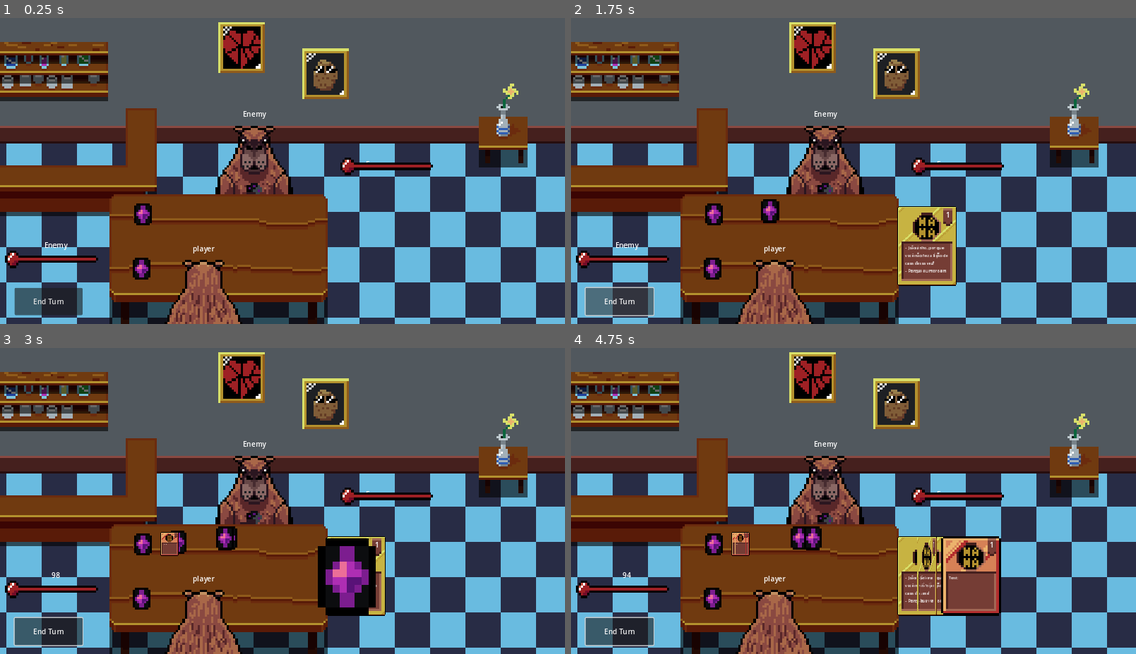
Above: before the commit, frames 1-4 (two rows, left to right).
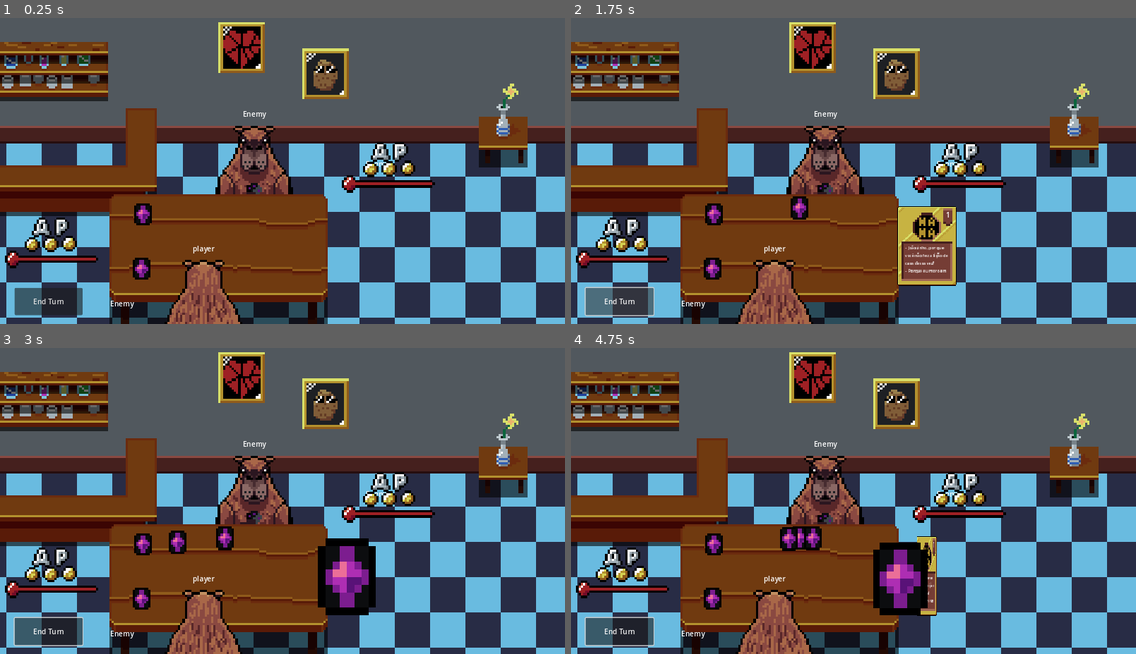
Above: after the commit, the same moments.

Repository: Buckviser/GameJam
Game: Godot game, scene res://scenes/battle_table.tscn
The game is run twice, just before and just after one commit, with the same random seed, the same clock (stepped at 60 frames per second) and the same inputs.
Inputs (mouse positions are in pixels of both pictures, inside the frame that each line leads up to):
- Up to frame 1 (0.25 s): no input
- Up to frame 2 (1.75 s): click "End Turn" at 0.5 s; click "End Turn" at 1.25 s
- Up to frame 3 (3 s): click "End Turn" at 2 s; tap Enter at 2.75 s; move the mouse to (406, 479) at 2.77 s; tap Z at 2.85 s; click (406, 479) at 2.92 s
- Up to frame 4 (4.75 s): tap Space at 3.02, 3.77 s; move the mouse to (740, 510) at 3.52 s; tap Z at 3.6, 4.35 s; click (740, 510) at 3.67 s; move the mouse to (910, 424) at 4.27 s; click (910, 424) at 4.42 s

The runs differ from the first frame. In frame 1, 1.9% of the frame differs, in the area x 4-77%, y 40-95%; in frame 2, 2.4%; in frame 3, 2.8%; in frame 4, 7.5%.
Error before the commit: Invalid access to property or key 'card_owner' on a base object of type 'null instance'. (res://scenes/battle_table.tscn::GDScript_si2f6:120)
Error after the commit: Invalid call. Nonexistent function 'can_use_card' in base 'Node2D (Character)'. (res://scenes/battle_table.tscn::GDScript_si2f6:123)

Commit message:
save progress

Diff:
--- a/scenes/battle_table.tscn
+++ b/scenes/battle_table.tscn
@@ -9,6 +9,8 @@
 [ext_resource type="Texture2D" uid="uid://bmf63rg2ctow7" path="res://sprites/Riso_base.png" id="7_ibb8h"]
 [ext_resource type="Texture2D" uid="uid://bsfks25acnehb" path="res://sprites/Riso_meio.png" id="8_yv6wm"]
 [ext_resource type="Texture2D" uid="uid://bbluxq00eovce" path="res://sprites/Riso_fim.png" id="9_vsnu5"]
+[ext_resource type="Texture2D" uid="uid://el4y13scav0o" path="res://sprites/AP.png" id="10_hkgux"]
+[ext_resource type="Texture2D" uid="uid://c5grw7botdiyu" path="res://sprites/AP_ORB.png" id="11_hlx5f"]
 
 [sub_resource type="GDScript" id="GDScript_si2f6"]
 script/source = "extends Control
@@ -131,6 +133,9 @@
 
 func request_card_use(p_card: Node2D) -> void:
 	if p_card.card_owner != _action_owner:
+		return
+
+	if p_card.card_owner.can_use_card(p_card) == false:
 		return
 
 	var final_pos
@@ -425,10 +430,10 @@
 text = "End Turn"
 
 [node name="player_health" type="Label" parent="gui"]
-offset_left = 44.0
-offset_top = 501.0
-offset_right = 210.0
-offset_bottom = 582.0
+offset_left = 194.0
+offset_top = 633.0
+offset_right = 360.0
+offset_bottom = 714.0
 text = "Enemy"
 horizontal_alignment = 1
 vertical_alignment = 1
@@ -524,6 +529,22 @@
 layout_mode = 2
 texture = ExtResource("9_vsnu5")
 
+[node name="action_points" type="Sprite2D" parent="gui/player_status"]
+position = Vector2(115, 501)
+texture = ExtResource("10_hkgux")
+
+[node name="1" type="Sprite2D" parent="gui/player_status/action_points"]
+position = Vector2(-42, 39)
+texture = ExtResource("11_hlx5f")
+
+[node name="2" type="Sprite2D" parent="gui/player_status/action_points"]
+position = Vector2(0, 38)
+texture = ExtResource("11_hlx5f")
+
+[node name="3" type="Sprite2D" parent="gui/player_status/action_points"]
+position = Vector2(42, 37)
+texture = ExtResource("11_hlx5f")
+
 [node name="enemy_status" type="Control" parent="gui"]
 layout_mode = 3
 anchors_preset = 0
@@ -534,10 +555,10 @@
 
 [node name="laugh_bar" type="Control" parent="gui/enemy_status"]
 anchors_preset = 0
-offset_left = 369.0
-offset_top = 16.0
-offset_right = 409.0
-offset_bottom = 56.0
+offset_left = 373.0
+offset_top = 56.0
+offset_right = 413.0
+offset_bottom = 96.0
 
 [node name="back" type="HBoxContainer" parent="gui/enemy_status/laugh_bar"]
 layout_mode = 0
@@ -608,6 +629,22 @@
 layout_mode = 2
 texture = ExtResource("9_vsnu5")
 
+[node name="action_points" type="Sprite2D" parent="gui/enemy_status"]
+position = Vector2(480, 4)
+texture = ExtResource("10_hkgux")
+
+[node name="1" type="Sprite2D" parent="gui/enemy_status/action_points"]
+position = Vector2(-42, 39)
+texture = ExtResource("11_hlx5f")
+
+[node name="2" type="Sprite2D" parent="gui/enemy_status/action_points"]
+position = Vector2(0, 38)
+texture = ExtResource("11_hlx5f")
+
+[node name="3" type="Sprite2D" parent="gui/enemy_status/action_points"]
+position = Vector2(42, 37)
+texture = ExtResource("11_hlx5f")
+
 [node name="used_player_card_position" type="Marker2D" parent="."]
 z_index = 1
 position = Vector2(387, 593)
--- a/scripts/character.gd
+++ b/scripts/character.gd
@@ -3,6 +3,10 @@
 class_name Character
 
 # --- Signals ---
+signal laugh_gauge_changed(laugh_gauge)
+signal action_points_changed(action_points)
+
+
 # --- Enums ---
 # --- Constants ---
 # --- Exported Variables ---
@@ -10,12 +14,13 @@
 
 # --- Public Variables ---
 var player_name: String = "Matheus"
-var current_health: int
-var max_health := 100
+var current_laugh := 0
+var current_action_points := 3
+var laugh_limit := 100
 var resistences := {}
 var draw_amount := 3
-var max_locks := 1
-var locks_remaining: int
+var max_locks := 0
+var locks_remaining := 0
 var deck: Array
 
 
@@ -33,17 +38,31 @@
 	locks_remaining = max_locks
 
 
+func new_turn() -> void:
+	current_action_points = 3
+	emit_signal("action_points_changed", current_action_points)
+
+
+func request_action_points_use(p_amount: int) -> bool:
+	if p_amount > current_action_points:
+		return false
+
+	current_action_points -= p_amount
+	emit_signal("action_points_changed", current_action_points)
+	return true
+
+
 func load_player_data(p_data: Dictionary) -> void:
 	player_name = p_data["name"]
 	$Sprite2D.texture = load(p_data["sprite"])
-	max_health = p_data["max_health"]
+	laugh_limit = p_data["laugh_limit"]
 	resistences = p_data["resistences"]
 	draw_amount = p_data["draw_amount"]
 	max_locks = p_data["max_locks"]
 	deck = p_data["deck"]
 
 	locks_remaining = max_locks
-	current_health = max_health
+	current_laugh = 0
 	$Label.text = player_name
 
 func play_animation(p_anim_name: String) -> void:
@@ -59,8 +78,9 @@
 
 
 func receive_damage(p_card: Node2D) -> int:
-	current_health -= max(0, p_card.card_power - resistences[p_card.card_type])
-	return current_health
+	current_laugh += min(-5, p_card.card_power - resistences[p_card.card_type])
+	emit_signal("laugh_gauge_changed", current_laugh)
+	return current_laugh
 
 
 # --- Private Functions ---
--- a/scripts/constants.gd
+++ b/scripts/constants.gd
@@ -12,7 +12,7 @@
 const TEST_PLAYER_DATA := {
 	"name": "player",
 	"sprite": "res://sprites/Player.png",
-	"max_health": 100,
+	"laugh_limit": 100,
 	"resistences": {JokesTypes.TOC_TOC: 1, JokesTypes.PIADINHAS: 1,
 	JokesTypes.NOME: 1, JokesTypes.ANIMAL: 1, JokesTypes.OBJETO: 1},
 	"draw_amount": 3,
Not shown: 1 places in scenes/battle_table.tscn that only renumber resources
